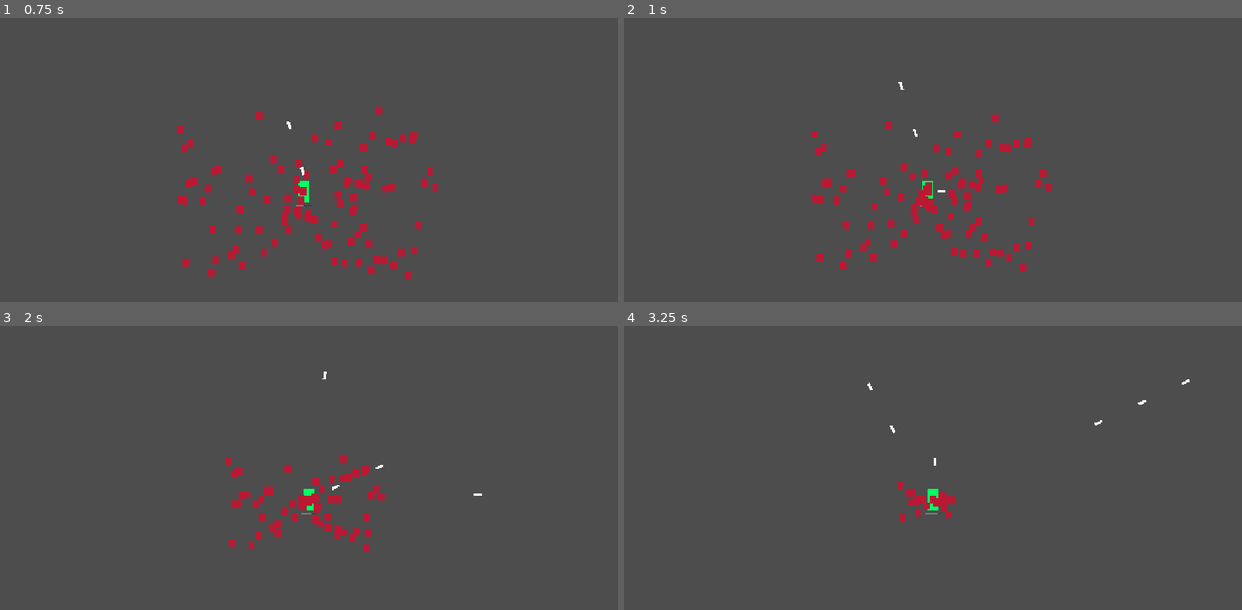
Above: before the commit, frames 1-4 (two rows, left to right).
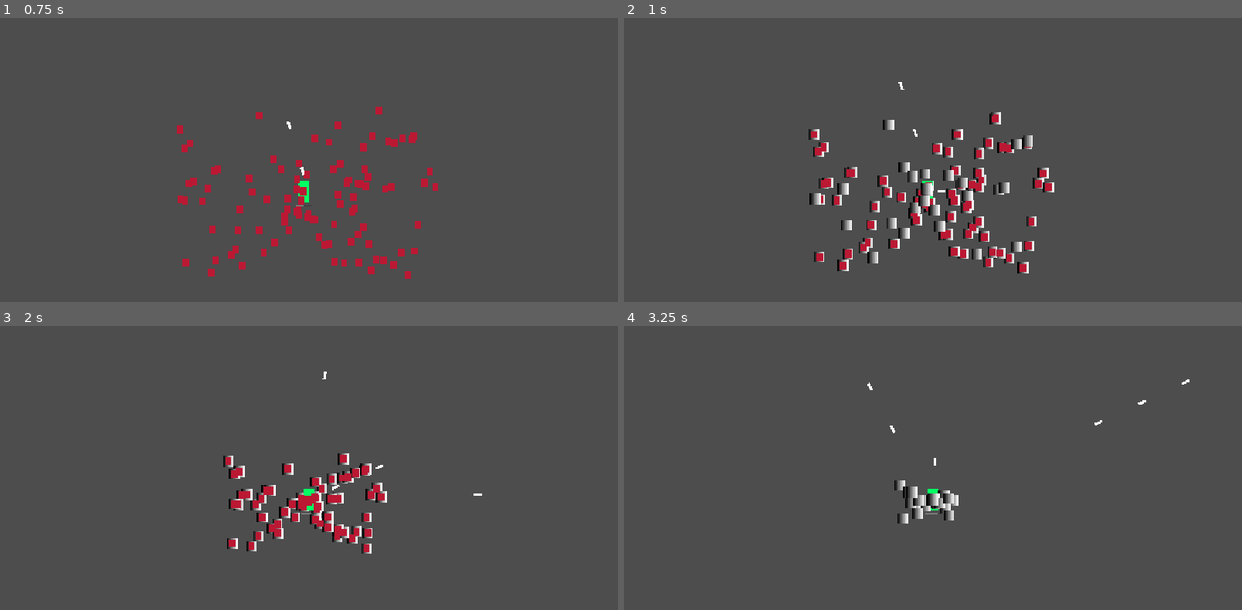
Above: after the commit, the same moments.

Repository: xuansh/my-own-godot-project
Game: Godot game, scene res://Scenes/BattleField/battle_field.tscn
Two runs of this game, one before a commit and one after it. Both use one fixed random seed, a clock stepped at 60 frames per second and the inputs below.
Inputs:
- Up to frame 1 (0.75 s): tap A (KeyBoard-A) at 0.6 s
- Up to frame 2 (1 s): no input
- Up to frame 3 (2 s): tap D (KeyBoard-D) at 1.35 s
- Up to frame 4 (3.25 s): tap S (KeyBoard-S) at 2.1 s; tap W (KeyBoard-W) at 2.85 s

Frame 1 is identical in both runs. In frame 2, 3.2% of the frame differs, in the area x 29-70%, y 33-90%; in frame 3, 1.3%; in frame 4, 0.8%.

Commit message:
v0.1.0
enemy melee bullet

Diff:
--- a/Datas/player_data.gd
+++ b/Datas/player_data.gd
@@ -8,4 +8,4 @@
 var max_hp : float
 
 @export_range(10.0, 1000.0, 10.0)
-var xp_gem_pickup_range : float
+var magnet_range : float
--- a/Datas/weapon_definition.gd
+++ b/Datas/weapon_definition.gd
@@ -4,6 +4,8 @@
 @export var id : StringName = &"basic_weapon"
 @export var weapon_name : String = "基础武器"
 @export var bullet_scene : PackedScene
+@export var is_melee_weapon : bool = false
+@export var is_bullet_firing : bool = true
 
 @export_range(0.0, 1.0, 0.1, "攻击间隔")
 var cool_time : float
--- /dev/null
+++ b/Resources/WeaponDefinitions/enemy0_basic_melee_weapon.tres
@@ -0,0 +1,13 @@
+[gd_resource type="Resource" script_class="WeaponDefinition" format=3 uid="uid://q5368xp5kc38"]
+
+[ext_resource type="PackedScene" uid="uid://bu04d5kkk31hh" path="res://Scenes/Bullet/melee_bullet.tscn" id="1_ass4y"]
+[ext_resource type="Script" uid="uid://nqjbw21dch4k" path="res://Datas/weapon_definition.gd" id="1_owoow"]
+
+[resource]
+script = ExtResource("1_owoow")
+id = &"enemy0_basic_melee_weapon"
+weapon_name = "敌人0基础近战武器"
+bullet_scene = ExtResource("1_ass4y")
+is_melee_weapon = true
+is_bullet_firing = false
+metadata/_custom_type_script = "uid://nqjbw21dch4k"
--- a/Scenes/BattleField/battle_field.gd
+++ b/Scenes/BattleField/battle_field.gd
@@ -24,6 +24,6 @@
 	RunState.tick(delta)
 
 func on_enemy_died(payload : EventBus.EnemyDiedPayload):
-	var gem = xp_gem.instantiate() as Area2D
+	var gem = xp_gem.instantiate() as Node2D
 	add_child(gem)
 	gem.global_position = payload.global_position
--- a/Scenes/Bullet/bullet.gd
+++ b/Scenes/Bullet/bullet.gd
@@ -21,4 +21,4 @@
 	)
 
 func _process(delta: float) -> void:
-	movement_component.move(dir, speed, delta, true)
+	movement_component.move(delta, dir, speed, true)
--- /dev/null
+++ b/Scenes/Bullet/melee_bullet.gd
@@ -0,0 +1,17 @@
+class_name MeleeBullet
+extends Bullet
+
+var follow_node : Node2D
+
+func _ready() -> void:
+	movement_component = %PointMovementComponent as PointMovementComponent
+	self.global_position = origin_global_position
+	movement_component.setup(self)
+	hitbox_component.setup(self, damage)
+	await get_tree().create_timer(0.5).timeout
+	queue_free()
+
+func _process(delta: float) -> void:
+	if is_instance_valid(follow_node):
+		(movement_component as PointMovementComponent).follow_point = follow_node.global_position
+		(movement_component as PointMovementComponent).move(delta)
--- /dev/null
+++ b/Scenes/Bullet/melee_bullet.tscn
@@ -0,0 +1,37 @@
+[gd_scene format=3 uid="uid://bu04d5kkk31hh"]
+
+[ext_resource type="Script" uid="uid://bw6c5g1d08he5" path="res://Scenes/Common/Components/hitbox_component.gd" id="1_cp36a"]
+[ext_resource type="Script" uid="uid://2fn3lo8kmq0g" path="res://Scenes/Bullet/melee_bullet.gd" id="1_fhxkw"]
+[ext_resource type="Script" uid="uid://b6vbhpa7wwq0w" path="res://Scenes/Common/Components/point_movement_component.gd" id="3_fhxkw"]
+
+[sub_resource type="Gradient" id="Gradient_b8cqa"]
+
+[sub_resource type="GradientTexture2D" id="GradientTexture2D_b8cqa"]
+gradient = SubResource("Gradient_b8cqa")
+width = 20
+height = 20
+
+[sub_resource type="RectangleShape2D" id="RectangleShape2D_kldih"]
+
+[node name="MeleeBullet" type="Node2D" unique_id=1222155138]
+script = ExtResource("1_fhxkw")
+
+[node name="Sprite2D" type="Sprite2D" parent="." unique_id=871875432]
+texture = SubResource("GradientTexture2D_b8cqa")
+
+[node name="HitboxArea2D" type="Area2D" parent="." unique_id=2106712707]
+
+[node name="CollisionShape2D" type="CollisionShape2D" parent="HitboxArea2D" unique_id=1390981757]
+shape = SubResource("RectangleShape2D_kldih")
+
+[node name="ComponentsContainer" type="Node" parent="." unique_id=739521485]
+
+[node name="HitboxComponent" type="Node" parent="ComponentsContainer" unique_id=934228106]
+unique_name_in_owner = true
+script = ExtResource("1_cp36a")
+metadata/_custom_type_script = "uid://bw6c5g1d08he5"
+
+[node name="PointMovementComponent" type="Node" parent="ComponentsContainer" unique_id=2006816246]
+unique_name_in_owner = true
+script = ExtResource("3_fhxkw")
+metadata/_custom_type_script = "uid://b6vbhpa7wwq0w"
--- a/Scenes/Common/Components/hurtbox_component.gd
+++ b/Scenes/Common/Components/hurtbox_component.gd
@@ -10,3 +10,5 @@
 func _on_area_entered(area : Area2D):
 	if area.get_owner() is Bullet and _body is Enemy:
 		(area.get_owner() as Bullet).hitbox_component.attack(_body)
+	elif area.get_owner() is Enemy and _body is Player:
+		(area.get_owner() as Enemy)
--- /dev/null
+++ b/Scenes/Common/Components/magnet_component.gd
@@ -0,0 +1,18 @@
+## 吸取别人的组件
+class_name MagnetComponent
+extends Node
+
+var _body : Node2D
+
+func setup(body : Node2D):
+	_body = body
+	if _body.is_in_group('player'):
+		(_body as Player).magnet_area_2d.area_entered.connect(_on_magnet_area_2d_area_enter)
+
+func _on_magnet_area_2d_area_enter(area : Area2D):
+	var player := _body as Player
+	if player == null:
+		return
+	if area.get_owner() is XpGem:
+		var magnet_target = area.get_owner().magnet_target_component as MagnetTargetComponent
+		magnet_target.set_target(_body)
--- /dev/null
+++ b/Scenes/Common/Components/magnet_target_component.gd
@@ -0,0 +1,27 @@
+## 可以被吸取的组件
+class_name MagnetTargetComponent
+extends Node
+
+var _body : Node2D
+var _target : Node2D
+var _movement_component : MovementComponent
+@export_range(0.0, 1000.0, 20)
+var speed : float
+
+func setup(body : Node2D, movement : MovementComponent):
+	_body = body
+	_movement_component = movement
+
+func set_target(target : Node2D):
+	_target = target
+
+
+func tick(delta : float):
+	if _target == null:
+		return
+
+	var dir = _body.global_position.direction_to(_target.global_position)
+	_movement_component.move(delta, dir, speed)
+	if _body.global_position.distance_squared_to(_target.global_position) < 100.0:
+		_target = null
+		_body.queue_free()
--- a/Scenes/Common/Components/movement_component.gd
+++ b/Scenes/Common/Components/movement_component.gd
@@ -6,7 +6,7 @@
 func setup(body : Node2D):
 	_body = body
 
-func move(dir : Vector2, speed : float, delta : float, is_rotated_needed : bool=false):
+func move(delta : float, dir : Vector2 = Vector2.ZERO, speed : float = 0.0, is_rotated_needed : bool=false):
 	var move_direction := dir.limit_length(1)
 	if is_rotated_needed:
 		_body.look_at(_body.global_position + dir)
--- /dev/null
+++ b/Scenes/Common/Components/point_movement_component.gd
@@ -0,0 +1,7 @@
+class_name PointMovementComponent
+extends MovementComponent
+
+var follow_point : Vector2
+
+func move(delta : float, dir : Vector2 = Vector2.ZERO, speed : float = 0.0, is_rotated_needed : bool=false):
+	_body.global_position = follow_point
--- a/Scenes/Enemy/enemy.gd
+++ b/Scenes/Enemy/enemy.gd
@@ -11,7 +11,12 @@
 @onready var movement_component: MovementComponent = %MovementComponent
 @onready var damage_component: DamageComponent = %DamageComponent
 @onready var hurtbox_component: HurtboxComponent = %HurtboxComponent
+@onready var weapon_component: WeaponComponent = %WeaponComponent
+
+@export var weapon_definition : WeaponDefinition
 @onready var hurtbox_area_2d: Area2D = $HurtboxArea2D
+@onready var hitbox_area_2d: Area2D = $HitboxArea2D
+@onready var attack_timer: Timer = $AttackTimer
 
 func _ready() -> void:
 	if data == null:
@@ -24,11 +29,13 @@
 
 	movement_component.setup(self)
 	hurtbox_component.setup(self)
+	weapon_component.setup(self, weapon_definition, attack_timer)
 	damage_component.setup(self)
+
 	player = enemy_target_component.target_player()
 
 func _process(delta: float) -> void:
 	if player == null:
 		return
 	var dir := global_position.direction_to(player.global_position)
-	movement_component.move(dir, speed, delta)
+	movement_component.move(delta, dir, speed)
--- a/Scenes/Enemy/enemy.tscn
+++ b/Scenes/Enemy/enemy.tscn
@@ -3,9 +3,11 @@
 [ext_resource type="Script" uid="uid://bkj1ps0mju0qc" path="res://Scenes/Enemy/enemy.gd" id="1_mw074"]
 [ext_resource type="Resource" uid="uid://bdas5m3rdmasi" path="res://Resources/Enemy/basic_enemy.tres" id="2_nvvbs"]
 [ext_resource type="Script" uid="uid://duqncreb1vxvb" path="res://Scenes/Enemy/Components/target_component.gd" id="3_2t2r4"]
+[ext_resource type="Resource" uid="uid://q5368xp5kc38" path="res://Resources/WeaponDefinitions/enemy0_basic_melee_weapon.tres" id="3_4ad2a"]
 [ext_resource type="Script" uid="uid://d0c6v6o5h7rch" path="res://Scenes/Common/Components/movement_component.gd" id="4_dmwl5"]
 [ext_resource type="Script" uid="uid://d3exkhymfrk2" path="res://Scenes/Common/Components/damage_component.gd" id="6_gx76c"]
 [ext_resource type="Script" uid="uid://olrgusdjutps" path="res://Scenes/Common/Components/hurtbox_component.gd" id="6_pqgp3"]
+[ext_resource type="Script" uid="uid://8e6jybvcktcr" path="res://Scenes/Player/Components/weapon_component.gd" id="7_pqgp3"]
 
 [sub_resource type="Gradient" id="Gradient_ntch3"]
 offsets = PackedFloat32Array(0.35080644)
@@ -21,10 +23,13 @@
 [node name="Enemy" type="Node2D" unique_id=1588455685 groups=["enemy"]]
 script = ExtResource("1_mw074")
 data = ExtResource("2_nvvbs")
+weapon_definition = ExtResource("3_4ad2a")
 
 [node name="Sprite2D" type="Sprite2D" parent="." unique_id=1242877475]
 scale = Vector2(0.1875, 0.21875)
 texture = SubResource("GradientTexture2D_6le5l")
+
+[node name="AttackTimer" type="Timer" parent="." unique_id=1478386452]
 
 [node name="ComponentsContainer" type="Node" parent="." unique_id=1480997912]
 
@@ -48,6 +53,11 @@
 script = ExtResource("6_pqgp3")
 metadata/_custom_type_script = "uid://olrgusdjutps"
 
+[node name="WeaponComponent" type="Node" parent="ComponentsContainer" unique_id=154870735]
+unique_name_in_owner = true
+script = ExtResource("7_pqgp3")
+metadata/_custom_type_script = "uid://8e6jybvcktcr"
+
 [node name="HurtboxArea2D" type="Area2D" parent="." unique_id=1880872813]
 
 [node name="CollisionShape2D" type="CollisionShape2D" parent="HurtboxArea2D" unique_id=1894151310]
--- a/Scenes/Player/Components/weapon_component.gd
+++ b/Scenes/Player/Components/weapon_component.gd
@@ -11,25 +11,35 @@
 	_timer = timer
 	timer.wait_time = weapon_definition.cool_time
 	timer.one_shot = false
-	timer.timeout.connect(attack)
+	timer.timeout.connect(fire)
 	timer.start()
 
-func attack():
-	var enemies = get_tree().get_nodes_in_group('enemy') as Array[Enemy]
+func fire():
+	var fire_targets : Array[Node2D]
+	if _body is Player:
+		fire_targets.assign(get_tree().get_nodes_in_group('enemy'))
+	elif _body is Enemy:
+		fire_targets.assign(get_tree().get_nodes_in_group('player'))
 	var min_distance : float = INF
-	var closest_enemy : Enemy
-	for enemy in enemies:
-		var distance = _body.global_position.distance_squared_to(enemy.global_position)
+	var closest_target : Node2D
+	for target in fire_targets:
+		var distance = _body.global_position.distance_squared_to(target.global_position)
 		if distance < min_distance:
 			min_distance = distance
-			closest_enemy = enemy
-	if closest_enemy:
-		var dir = _body.global_position.direction_to(closest_enemy.global_position)
+			closest_target = target
+	if closest_target:
+		var dir : Vector2
+		if not weapon_definition.is_melee_weapon:
+			dir = _body.global_position.direction_to(closest_target.global_position)
+		else:
+			dir = _body.global_transform.x.normalized()
 		var bullet = weapon_definition.bullet_scene.instantiate() as Bullet
 		if bullet:
 			bullet.dir = dir
 			bullet.origin_global_position = _body.global_position
 			bullet.damage = weapon_definition.damage
+			if bullet is MeleeBullet:
+				bullet.follow_node = _body
 		get_tree().get_first_node_in_group('bullet_container').add_child(bullet)
 
 func get_cooltime_ratio() -> float:
--- a/Scenes/Player/player.gd
+++ b/Scenes/Player/player.gd
@@ -8,22 +8,22 @@
 
 @onready var attack_timer: Timer = $AttackTimer
 @onready var cooltime_progress_bar: ProgressBar = $CoolTimeProgressBar
-@onready var xp_gem_collision_shape_2d: CollisionShape2D = $XpGemPickupArea2D/CollisionShape2D
+@onready var magnet_area_2d: Area2D = $MagnetArea2D
 
 @onready var input_component : InputComponent = %InputComponent
 @onready var movement_component: MovementComponent = %MovementComponent
 @onready var weapon_component: WeaponComponent = %WeaponComponent
+@onready var magnet_component: MagnetComponent = %MagnetComponent
 
 func _ready() -> void:
 	hp = player_data.max_hp
 	speed = player_data.max_speed
-	if xp_gem_collision_shape_2d.shape is CircleShape2D:
-		xp_gem_collision_shape_2d.shape.radius = player_data.xp_gem_pickup_range
 
 	movement_component.setup(self)
 	weapon_component.setup(self, weapon_definition, attack_timer)
+	magnet_component.setup(self)
 
 func _process(_delta: float) -> void:
 	var input_dir := input_component.get_move_vector()
-	movement_component.move(input_dir, speed, _delta)
+	movement_component.move(_delta, input_dir, speed)
 	cooltime_progress_bar.value = weapon_component.get_cooltime_ratio()
--- a/Scenes/Player/player.tscn
+++ b/Scenes/Player/player.tscn
@@ -6,6 +6,8 @@
 [ext_resource type="Script" uid="uid://d0c6v6o5h7rch" path="res://Scenes/Common/Components/movement_component.gd" id="3_xpcdj"]
 [ext_resource type="Script" uid="uid://8e6jybvcktcr" path="res://Scenes/Player/Components/weapon_component.gd" id="4_htcer"]
 [ext_resource type="Resource" uid="uid://cq336u315yrvo" path="res://Resources/WeaponDefinitions/basic_weapon.tres" id="5_dd0ac"]
+[ext_resource type="Script" uid="uid://drcf8spwg7xh1" path="res://Scenes/Common/Components/magnet_component.gd" id="7_0u5uq"]
+[ext_resource type="Script" uid="uid://olrgusdjutps" path="res://Scenes/Common/Components/hurtbox_component.gd" id="8_jlvik"]
 
 [sub_resource type="Gradient" id="Gradient_f60y1"]
 offsets = PackedFloat32Array(0.16532259)
@@ -16,6 +18,7 @@
 fill_from = Vector2(1, 1)
 
 [sub_resource type="CircleShape2D" id="CircleShape2D_6le5l"]
+radius = 34.0147
 
 [node name="Player" type="Node2D" unique_id=1961986727 groups=["player"]]
 script = ExtResource("1_8p05u")
@@ -55,7 +58,17 @@
 script = ExtResource("4_htcer")
 metadata/_custom_type_script = "uid://8e6jybvcktcr"
 
-[node name="XpGemPickupArea2D" type="Area2D" parent="." unique_id=847372426]
+[node name="MagnetComponent" type="Node" parent="ComponentsContainer" unique_id=568939964]
+unique_name_in_owner = true
+script = ExtResource("7_0u5uq")
+metadata/_custom_type_script = "uid://drcf8spwg7xh1"
 
-[node name="CollisionShape2D" type="CollisionShape2D" parent="XpGemPickupArea2D" unique_id=7288884]
+[node name="HurtboxComponent" type="Node" parent="ComponentsContainer" unique_id=920990980]
+unique_name_in_owner = true
+script = ExtResource("8_jlvik")
+metadata/_custom_type_script = "uid://olrgusdjutps"
+
+[node name="MagnetArea2D" type="Area2D" parent="." unique_id=847372426]
+
+[node name="CollisionShape2D" type="CollisionShape2D" parent="MagnetArea2D" unique_id=7288884]
 shape = SubResource("CircleShape2D_6le5l")
--- a/Scenes/XpGem/xp_gem.gd
+++ b/Scenes/XpGem/xp_gem.gd
@@ -1,23 +1,16 @@
-extends Area2D
+class_name XpGem
+extends Node2D
 
-var _chasing = false
 var speed : float = 200
 
 @onready var movement_component: MovementComponent = %MovementComponent
+@onready var magnet_target_component: MagnetTargetComponent = %MagnetTargetComponent
+
+@onready var collision_shape_2d: CollisionShape2D = $MagnetTargetArea2D/CollisionShape2D
 
 func _ready() -> void:
-	self.area_entered.connect(_on_area_entered)
 	movement_component.setup(self)
-
-func _on_area_entered(area : Area2D):
-	if area.get_owner():
-		if area.get_owner().is_in_group('player'):
-			_chasing = true
+	magnet_target_component.setup(self, movement_component)
 
 func _process(delta: float) -> void:
-	var player = get_tree().get_first_node_in_group('player') as Node2D
-	if _chasing:
-		var dir = global_position.direction_to(player.global_position)
-		movement_component.move(dir, speed, delta)
-	if global_position.distance_squared_to(player.global_position) < 100.0:
-		queue_free()
+	magnet_target_component.tick(delta)
--- a/Scenes/XpGem/xp_gem.tscn
+++ b/Scenes/XpGem/xp_gem.tscn
@@ -2,9 +2,10 @@
 
 [ext_resource type="Script" uid="uid://c7j21h6n4efc1" path="res://Scenes/XpGem/xp_gem.gd" id="1_qk6jv"]
 [ext_resource type="Script" uid="uid://d0c6v6o5h7rch" path="res://Scenes/Common/Components/movement_component.gd" id="2_ebsa1"]
+[ext_resource type="Script" uid="uid://7252wmkjupfn" path="res://Scenes/Common/Components/magnet_target_component.gd" id="3_t43w8"]
 
 [sub_resource type="CircleShape2D" id="CircleShape2D_hj8kj"]
-radius = 25.0
+radius = 7.0
 
 [sub_resource type="Gradient" id="Gradient_hj8kj"]
 offsets = PackedFloat32Array(0.5573248)
@@ -16,10 +17,12 @@
 height = 5
 fill_from = Vector2(0.42897728, 0.35511363)
 
-[node name="XpGem" type="Area2D" unique_id=12311864 groups=["xp_gem"]]
+[node name="XpGem" type="Node2D" unique_id=1101845713 groups=["magnet_target", "xp_gem"]]
 script = ExtResource("1_qk6jv")
 
-[node name="CollisionShape2D" type="CollisionShape2D" parent="." unique_id=1966368433]
+[node name="MagnetTargetArea2D" type="Area2D" parent="." unique_id=12311864]
+
+[node name="CollisionShape2D" type="CollisionShape2D" parent="MagnetTargetArea2D" unique_id=1966368433]
 shape = SubResource("CircleShape2D_hj8kj")
 
 [node name="Sprite2D" type="Sprite2D" parent="." unique_id=2092911010]
@@ -32,4 +35,8 @@
 script = ExtResource("2_ebsa1")
 metadata/_custom_type_script = "uid://d0c6v6o5h7rch"
 
-[connection signal="body_entered" from="." to="." method="_on_body_entered"]
+[node name="MagnetTargetComponent" type="Node" parent="ComponentsContainer" unique_id=1676921986]
+unique_name_in_owner = true
+script = ExtResource("3_t43w8")
+speed = 200.0
+metadata/_custom_type_script = "uid://7252wmkjupfn"
--- a/project.godot
+++ b/project.godot
@@ -41,6 +41,7 @@
 xp_gem=""
 bullet_container=""
 bullet=""
+magnet_target=""
 
 [input]
 
Not shown, added: Scenes/Bullet/melee_bullet.gd.uid
Not shown, added: Scenes/Common/Components/magnet_component.gd.uid
Not shown, added: Scenes/Common/Components/magnet_target_component.gd.uid
Not shown, added: Scenes/Common/Components/point_movement_component.gd.uid
